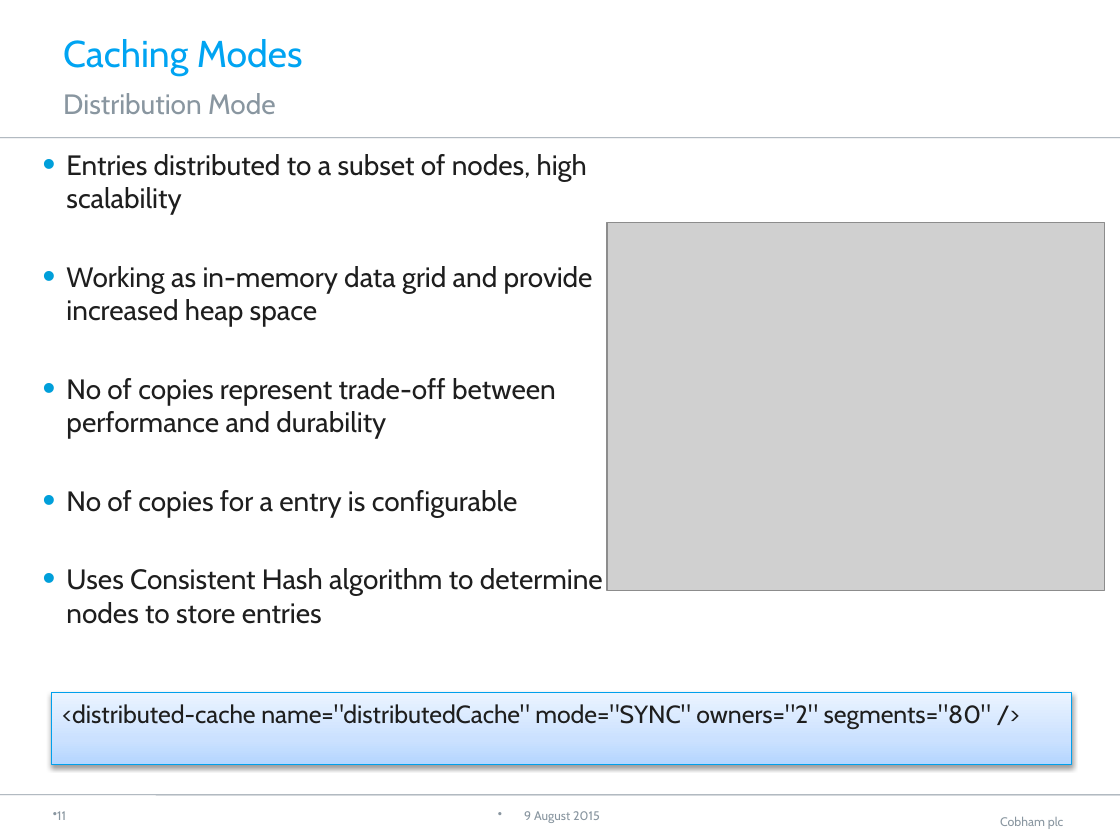
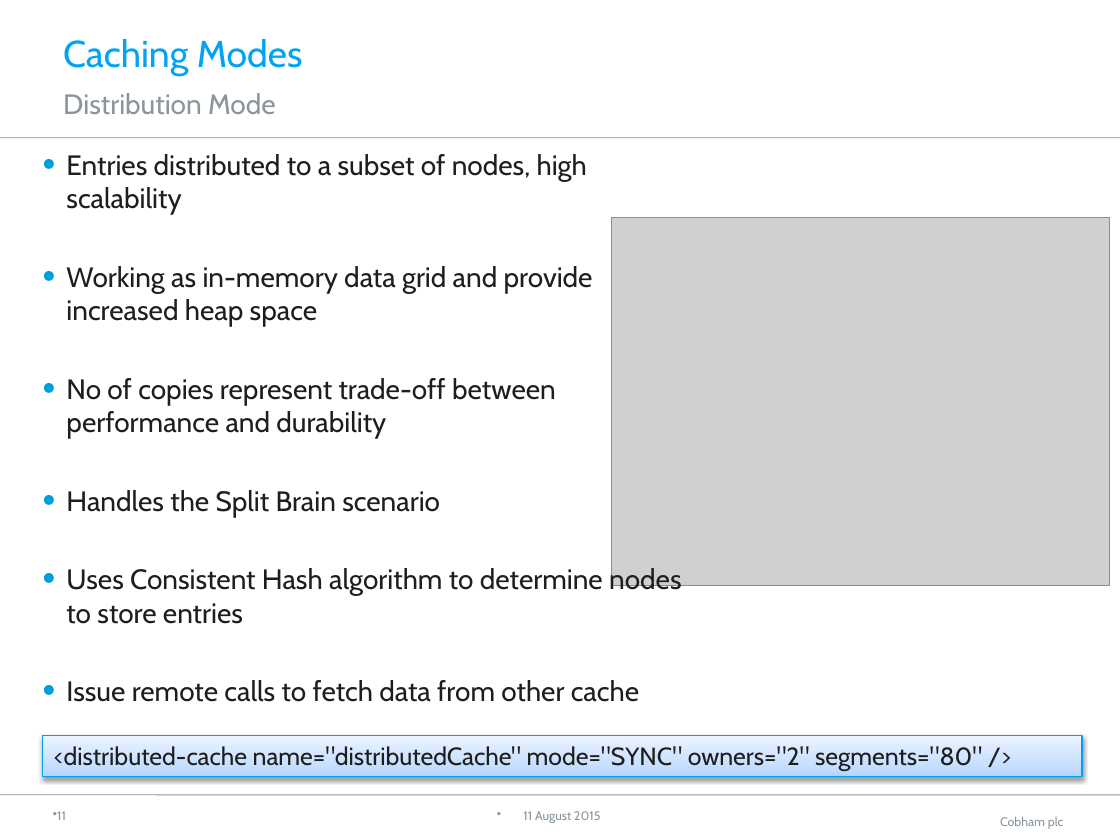
Before and after one commit to neha-bansal/Demos, a slide deck: slide 12 of infinispan-embedded-tutorial/Infinispan.pptx. Drawn at 1120x840 pixels with LibreOffice and Linux fonts; fonts in the diff are those of the drawing; grey boxes stand for pictures; background and template pictures are left out. Boxes give left, top, right and bottom in pixels: in the first picture for what was removed or moved away, otherwise in the second. Text is boxed around its words. In the diff, an @@ line names an element or a change of style, - is before the commit and + after.

```diff
--- a/infinispan-embedded-tutorial/Infinispan.pptx
+++ b/infinispan-embedded-tutorial/Infinispan.pptx
@@ picture: place and size @@
-picture at <box>607,223,1104,591</box>
+picture at <box>612,217,1109,586</box>
@@ text at <box>66,490,440,517</box>: text changed @@
-• No of copies for a entry is configurable
+• Handles the Split Brain scenario
@@ text at <box>66,680,639,702</box>: paragraph added @@
+• Issue remote calls to fetch data from other cache
@@ rectangle "<distributed-cache name="distributedCache" mode="SYNC" owner ...": place and size @@
-rectangle "<distributed-cache name="distributedCache" mode="SYNC" owner ..." at <box>52,693,1072,765</box>
+rectangle "<distributed-cache name="distributedCache" mode="SYNC" owner ..." at <box>43,735,1082,776</box>
@@ text at <box>523,811,601,823</box>: text changed @@
-9 August 2015
+11 August 2015
```
Also in this commit, not shown: 15 other slides changed, 1 other file.
